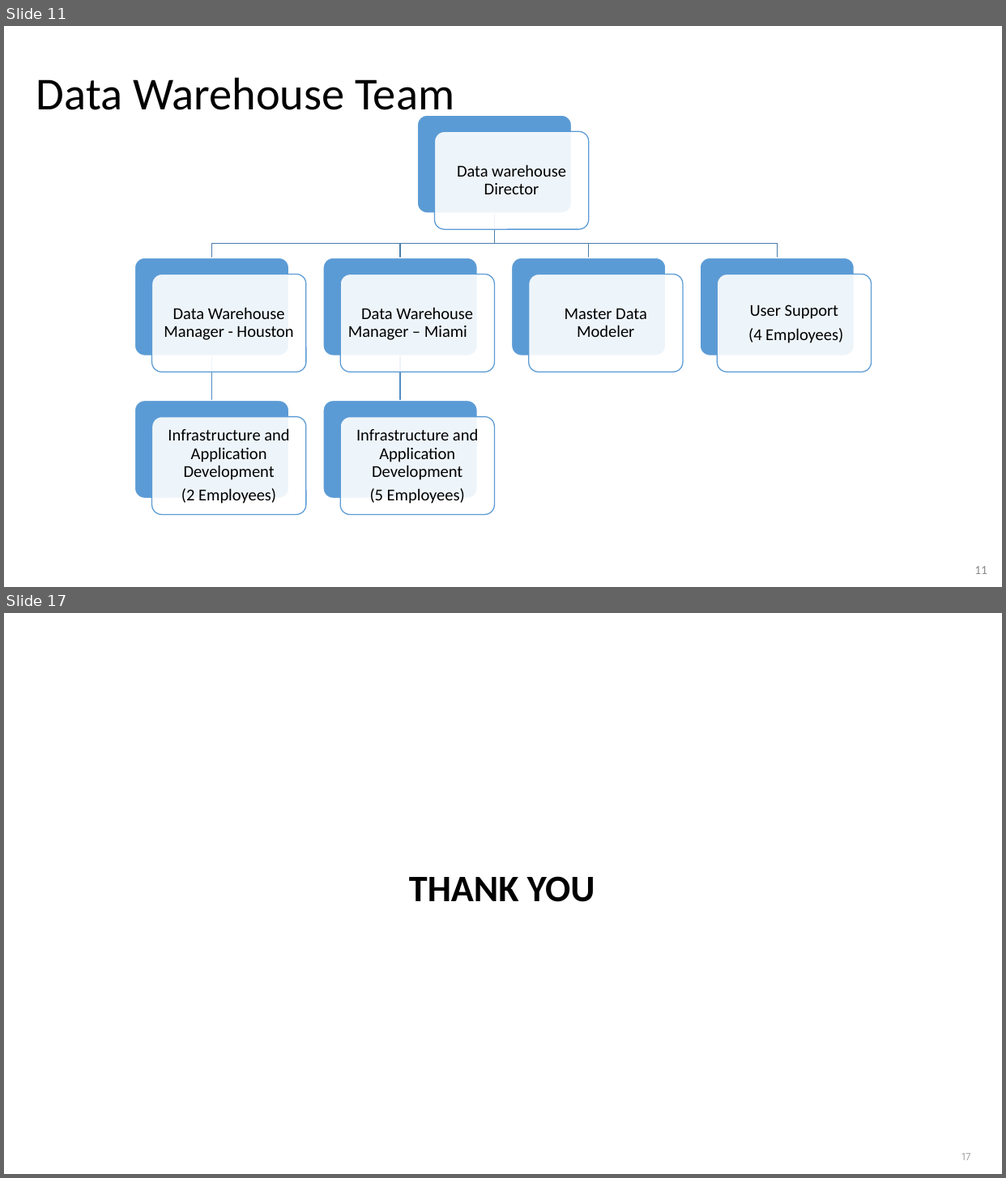
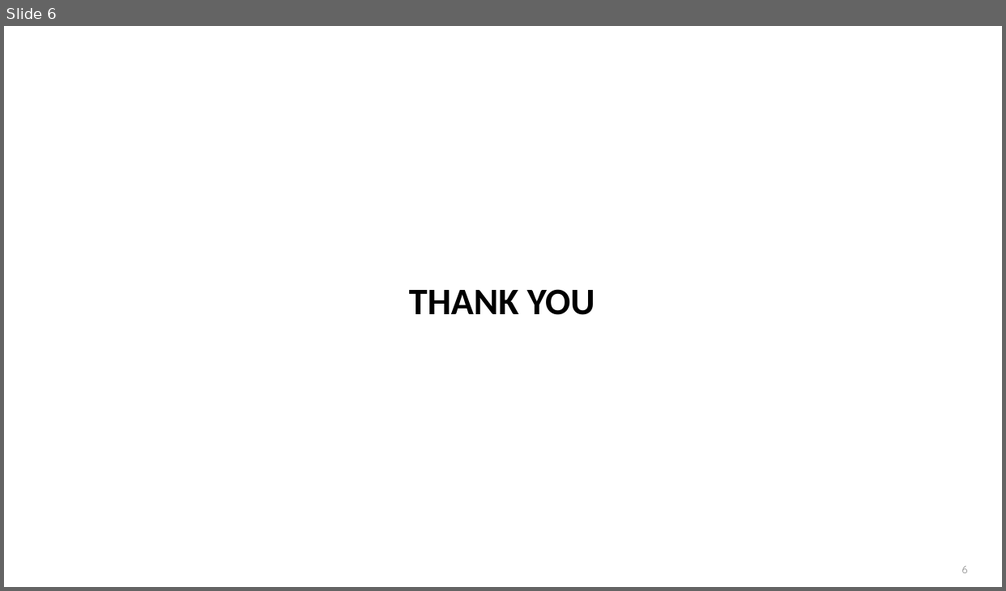
Before and after one commit to chiranthhd1/Forex-visualization-Python-, a slide deck: PyProject.pptx. Shown one above the other, each under a label of ours: slides 11 and 17 before the commit, slide 6 after it; the slides between them are not shown. The pictures are 1006x1178 and 1006x591 pixels, drawn with LibreOffice and Linux fonts; fonts in the diff are those of the drawing; background and template pictures are left out. Boxes give left, top, right and bottom in pixels: in the first picture for what was removed or moved away, otherwise in the second. Text is boxed around its words. In the diff, an @@ line names an element or a change of style, - is before the commit and + after.

```diff
--- a/PyProject.pptx
+++ b/PyProject.pptx
@@ slide 11 removed at [4, 26, 1002, 587], background #FFFFFF @@
@@ title removed at [36, 77, 454, 121] @@
-Data Warehouse Team
@@ group removed at [135, 115, 872, 515]: 14 rounded rectangles, 7 texts, 6 freeform shapes @@
-Data warehouse Director
-Data Warehouse Manager - Houston
-Infrastructure and Application Development
-(2 Employees)
-Data Warehouse Manager – Miami
-Infrastructure and Application Development
-(5 Employees)
-Master Data Modeler
-User Support
-(4 Employees)
@@ page number removed at [974, 566, 987, 574] @@
-11
@@ what was slide 17 is now slide 6 @@
@@ page number at [962, 566, 968, 574]: text changed @@
-17
+6
```
Also in this commit, not shown: 1 slide changed, 4 slides added, 14 other slides removed.
